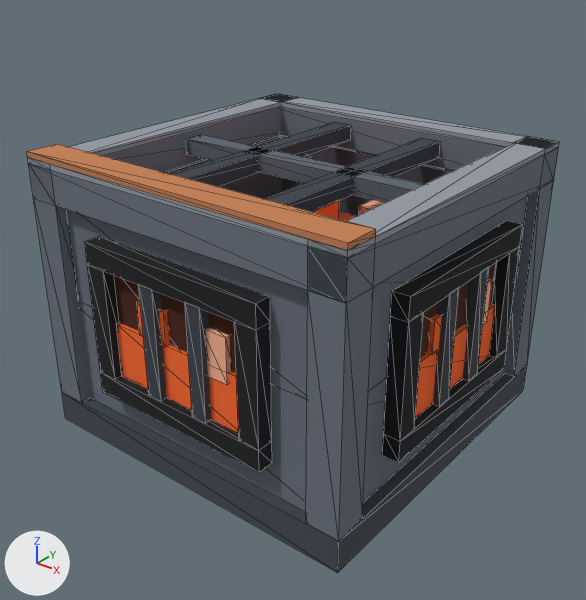
What one commit did to the glTF model assets/models/trash.glb.
Before and after are seen from a camera (50 mm lens) standing at (1.799, -1.162, 1.375) and looking at (0.524, 0.431, 0.388). Arrows for +X, +Y and +Z are at lower left; the lights stay in place. The first picture is the older version. Mesh edges are drawn as thin lines. Vertices at exactly the same position are counted once.

In view in the first picture: 'body.020', 'fire.002', 'flame.002', 'tier.011'.
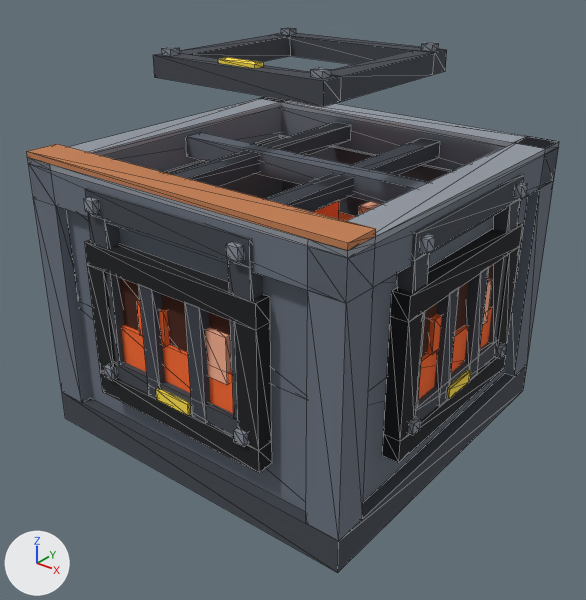
Changed parts and their boxes (x1, y1, x2, y2) in the pictures (586 x 600 px; the box of a moved part takes in the faces that stretch with it):
'body.020', reshaped: before (27, 94, 559, 573); after (27, 97, 559, 573)
'link_z+.014', added: after (153, 27, 447, 107)
    faces in mat_case_dark (dark grey #42474f): (153, 33, 447, 107)
    faces in mat_steel (grey #8a919d): (162, 27, 439, 79)
    faces in mat_glow_energy (yellow #ffe14a): (218, 57, 264, 69)
'link_y-.014', added: after (84, 189, 263, 446)
    faces in mat_case_dark (dark grey #42474f): (85, 189, 263, 436)
    faces in mat_steel (grey #8a919d): (84, 197, 248, 446)
    faces in mat_glow_energy (yellow #ffe14a): (156, 388, 191, 416)
'link_x+.014', added: after (397, 174, 528, 435)
    faces in mat_case_dark (dark grey #42474f): (397, 174, 524, 421)
    faces in mat_steel (grey #8a919d): (408, 182, 528, 435)
    faces in mat_glow_energy (yellow #ffe14a): (447, 370, 471, 399)
part 1 of me_trash_body, moved or reshaped: before (186, 134, 424, 203); after (186, 132, 428, 204)

The change in detail:
Material 'glow_energy' (mat_glow_energy) is new.
Its base color is (1.0, 0.753, 0.0685) (yellow #ffe14a).
Its roughness is 1.0.
Material 'steel' (mat_steel) is new.
Its base color is (0.254, 0.283, 0.337) (grey #8a919d).
Its roughness is 1.0.
me_trash_body has 379 vertices, 660 faces and spans x -0.016..1.016, y -0.016..1.016, z 0.0..0.797.
me_trash_body is used by ob_body_020; location (0.0, 0.0, 0.0).
me_trash_body part 1: the loose piece of 8 vertices spanning x 0.094..0.906, y 0.469..0.531, z 0.719..0.766 is scaled about its middle by (1, 1, 1.27).
Mesh me_trash_link_z is new.
It has 64 vertices, 108 faces and spans x 0.238..0.762, y 0.238..0.762, z 0.991..1.061.
Faces by material slot: [48, 48, 12].
It uses material mat_case_dark (dark grey #42474f).
It uses material mat_steel (grey #8a919d).
It uses material mat_glow_energy (yellow #ffe14a).
Mesh me_trash_link_y_1 is new.
It has 72 vertices, 108 faces and spans x 0.238..0.763, y -0.028..0.038, z 0.238..0.762.
Faces by material slot: [48, 48, 12].
It uses material mat_case_dark (dark grey #42474f).
It uses material mat_steel (grey #8a919d).
It uses material mat_glow_energy (yellow #ffe14a).
Mesh me_trash_link_x is new.
It has 64 vertices, 108 faces and spans x 0.962..1.028, y 0.238..0.762, z 0.238..0.762.
Faces by material slot: [48, 48, 12].
It uses material mat_case_dark (dark grey #42474f).
It uses material mat_steel (grey #8a919d).
It uses material mat_glow_energy (yellow #ffe14a).
Object 'link_z+.014' (ob_link_z__014) is new; it shows me_trash_link_z.
Its location is (0.0, 0.0, 0.0).
Object 'link_y-.014' (ob_link_y__014_1) is new; it shows me_trash_link_y_1.
Its location is (0.0, 0.0, 0.0).
Object 'link_x+.014' (ob_link_x__014) is new; it shows me_trash_link_x.
Its location is (0.0, 0.0, 0.0).
